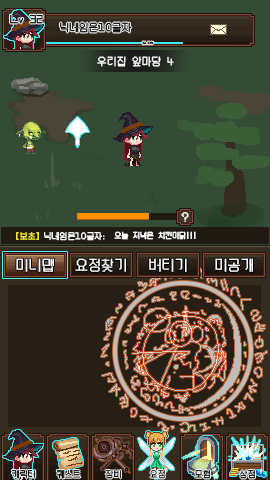
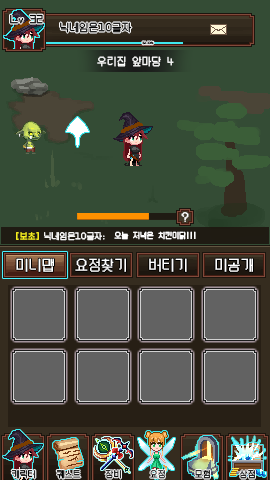
Layer changes from the first 270 x 480 image to the second:
added group "Group 2" with 8 layers above "던전정보" over box(12, 288, 257, 403)
added layer "Layer 55 copy 4" (1st of 4, in "Group 2") in group "Group 2" over box(203, 350, 257, 403)
added layer "Layer 55 copy 4" (2nd of 4, in "Group 2") in group "Group 2" over box(139, 350, 193, 403)
added layer "Layer 55 copy 4" (3rd of 4, in "Group 2") in group "Group 2" over box(76, 350, 130, 403)
added layer "Layer 55 copy 4" (4th of 4, in "Group 2") in group "Group 2" over box(12, 350, 66, 403)
added layer "Layer 55 copy 3" in group "Group 2" over box(203, 288, 257, 341)
added layer "Layer 55 copy 2" in group "Group 2" over box(139, 288, 193, 341)
added layer "Layer 55 copy" in group "Group 2" over box(76, 288, 130, 341)
added layer "Layer 55" in group "Group 2" over box(12, 288, 66, 341)
hid "Layer 41" over box(132, 310, 226, 398)
hid "Layer 40" over box(101, 267, 267, 432)
showed group "TRUE" (9th of 15, in "Bottom" › "장비") (2 layers) over box(94, 437, 133, 473)
